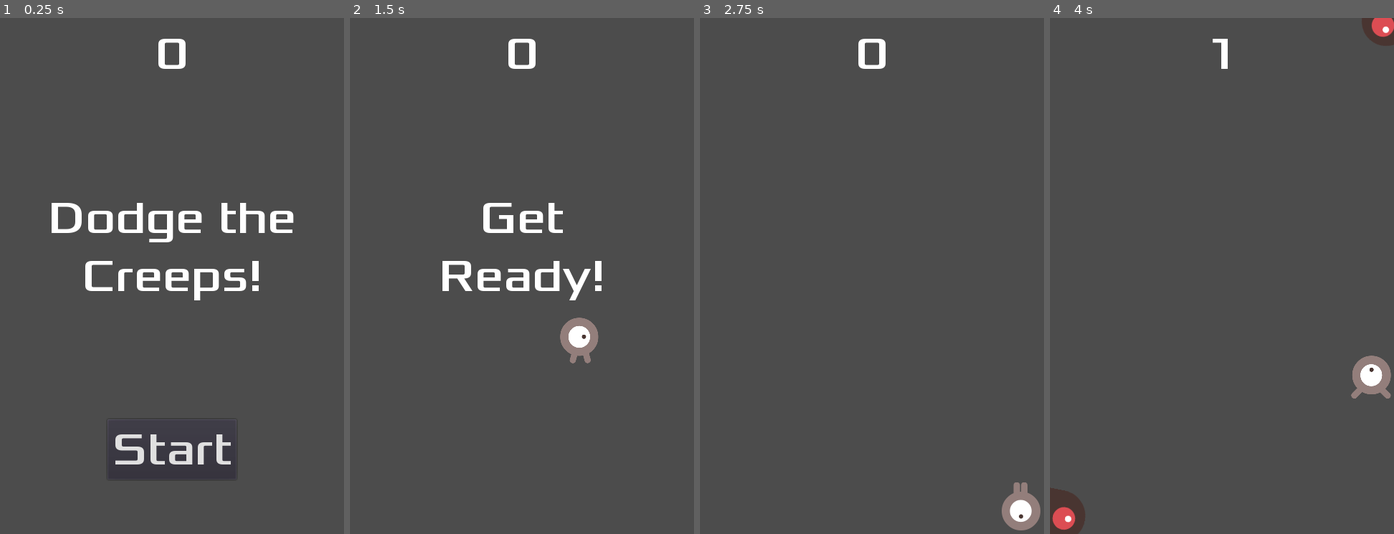
Above: before the commit, frames 1-4 (left to right).
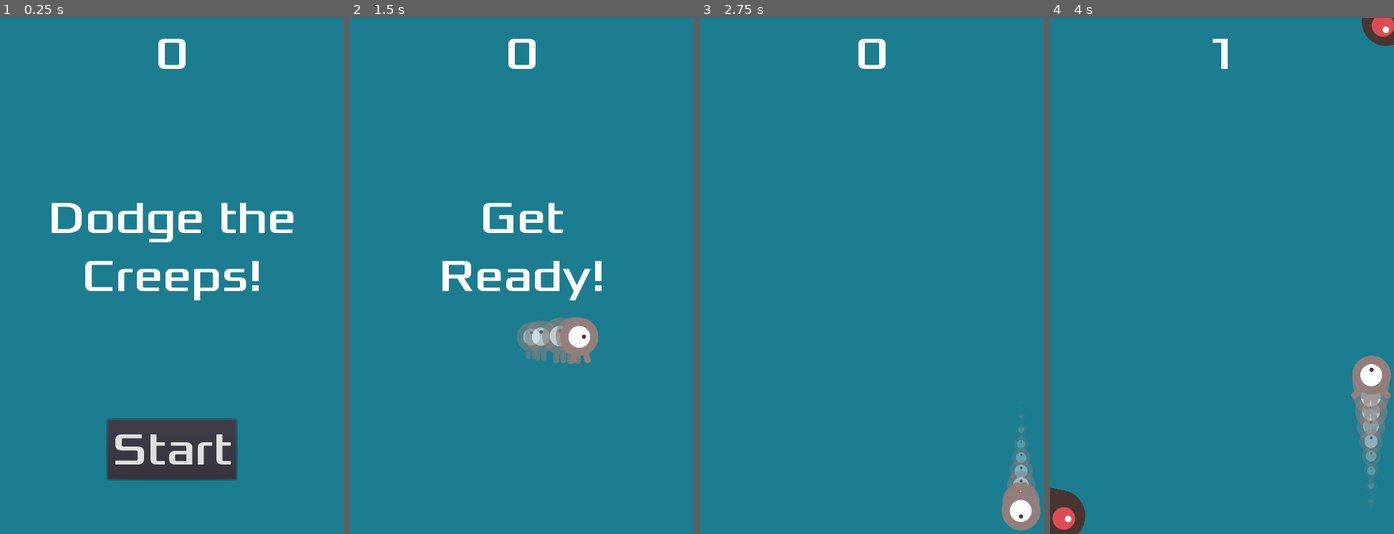
Above: after the commit, the same moments.

Repository: reyabreu/creep-dodger
Game: Godot game, scene res://scenes/Main.tscn
Two runs of this game, one before a commit and one after it. Both use one fixed random seed, a clock stepped at 60 frames per second and the inputs below.
Inputs:
- Up to frame 1 (0.25 s): no input
- Up to frame 2 (1.5 s): click "Start" at 0.5 s; tap Enter at 1.25 s; hold Right (ui_right) from 1.28 s (still down)
- Up to frame 3 (2.75 s): release Right (ui_right) at 2.03 s; hold Down (ui_down) from 2.03 s (still down)
- Up to frame 4 (4 s): release Down (ui_down) at 2.78 s; hold Right (ui_right) 2.78-3.53 s; hold Up (ui_up) from 3.53 s (still down)

The runs differ from the first frame. In frame 1, 93% of the frame differs, in the area x 0-100%, y 0-100%; in frame 2, 97%; in frame 3, 99%; in frame 4, 98%.

Commit message:
finishing touches

Diff:
--- a/default_env.tres
+++ b/default_env.tres
@@ -1,5 +1,100 @@
 [gd_resource type="Environment" load_steps=2 format=2]
+
 [sub_resource type="ProceduralSky" id=1]
+
+radiance_size = 4
+sky_top_color = Color( 0.0470588, 0.454902, 0.976471, 1 )
+sky_horizon_color = Color( 0.556863, 0.823529, 0.909804, 1 )
+sky_curve = 0.25
+sky_energy = 1.0
+ground_bottom_color = Color( 0.101961, 0.145098, 0.188235, 1 )
+ground_horizon_color = Color( 0.482353, 0.788235, 0.952941, 1 )
+ground_curve = 0.01
+ground_energy = 1.0
+sun_color = Color( 1, 1, 1, 1 )
+sun_latitude = 35.0
+sun_longitude = 0.0
+sun_angle_min = 1.0
+sun_angle_max = 100.0
+sun_curve = 0.05
+sun_energy = 16.0
+texture_size = 2
+
 [resource]
+
 background_mode = 2
 background_sky = SubResource( 1 )
+background_sky_custom_fov = 0.0
+background_color = Color( 0, 0, 0, 1 )
+background_energy = 1.0
+background_canvas_max_layer = 0
+ambient_light_color = Color( 0, 0, 0, 1 )
+ambient_light_energy = 1.0
+ambient_light_sky_contribution = 1.0
+fog_enabled = false
+fog_color = Color( 0.5, 0.6, 0.7, 1 )
+fog_sun_color = Color( 1, 0.9, 0.7, 1 )
+fog_sun_amount = 0.0
+fog_depth_enabled = true
+fog_depth_begin = 10.0
+fog_depth_curve = 1.0
+fog_transmit_enabled = false
+fog_transmit_curve = 1.0
+fog_height_enabled = false
+fog_height_min = 0.0
+fog_height_max = 100.0
+fog_height_curve = 1.0
+tonemap_mode = 0
+tonemap_exposure = 1.0
+tonemap_white = 1.0
+auto_exposure_enabled = false
+auto_exposure_scale = 0.4
+auto_exposure_min_luma = 0.05
+auto_exposure_max_luma = 8.0
+auto_exposure_speed = 0.5
+ss_reflections_enabled = false
+ss_reflections_max_steps = 64
+ss_reflections_fade_in = 0.15
+ss_reflections_fade_out = 2.0
+ss_reflections_depth_tolerance = 0.2
+ss_reflections_roughness = true
+ssao_enabled = false
+ssao_radius = 1.0
+ssao_intensity = 1.0
+ssao_radius2 = 0.0
+ssao_intensity2 = 1.0
+ssao_bias = 0.01
+ssao_light_affect = 0.0
+ssao_color = Color( 0, 0, 0, 1 )
+ssao_quality = 0
+ssao_blur = 3
+ssao_edge_sharpness = 4.0
+dof_blur_far_enabled = false
+dof_blur_far_distance = 10.0
+dof_blur_far_transition = 5.0
+dof_blur_far_amount = 0.1
+dof_blur_far_quality = 1
+dof_blur_near_enabled = false
+dof_blur_near_distance = 2.0
+dof_blur_near_transition = 1.0
+dof_blur_near_amount = 0.1
+dof_blur_near_quality = 1
+glow_enabled = false
+glow_levels/1 = false
+glow_levels/2 = false
+glow_levels/3 = true
+glow_levels/4 = false
+glow_levels/5 = true
+glow_levels/6 = false
+glow_levels/7 = false
+glow_intensity = 0.8
+glow_strength = 1.0
+glow_bloom = 0.0
+glow_blend_mode = 2
+glow_hdr_threshold = 1.0
+glow_hdr_scale = 2.0
+glow_bicubic_upscale = false
+adjustment_enabled = false
+adjustment_brightness = 1.0
+adjustment_contrast = 1.0
+adjustment_saturation = 1.0
--- a/scenes/HUD.tscn
+++ b/scenes/HUD.tscn
@@ -27,7 +27,7 @@
 font_data = ExtResource( 2 )
 _sections_unfolded = [ "Font", "Settings" ]
 
-[node name="HUD" type="CanvasLayer" index="0"]
+[node name="HUD" type="CanvasLayer"]
 
 layer = 1
 offset = Vector2( 0, 0 )
--- a/scenes/Main.tscn
+++ b/scenes/Main.tscn
@@ -1,9 +1,11 @@
-[gd_scene load_steps=6 format=2]
+[gd_scene load_steps=8 format=2]
 
 [ext_resource path="res://scripts/Main.gd" type="Script" id=1]
 [ext_resource path="res://scenes/Mob.tscn" type="PackedScene" id=2]
 [ext_resource path="res://scenes/Player.tscn" type="PackedScene" id=3]
 [ext_resource path="res://scenes/HUD.tscn" type="PackedScene" id=4]
+[ext_resource path="res://art/gameover.wav" type="AudioStream" id=5]
+[ext_resource path="res://art/House In a Forest Loop.ogg" type="AudioStream" id=6]
 
 [sub_resource type="Curve2D" id=1]
 
@@ -12,40 +14,56 @@
 "points": PoolVector2Array( 0, 0, 0, 0, -0.0276947, 0.0596542, 0, 0, 0, 0, 480, 0, 0, 0, 0, 0, 480, 720, 0, 0, 0, 0, 0, 720, 0, 0, 0, 0, -0.0276947, 0.0596542 )
 }
 
-[node name="Main" type="Node" index="0"]
+[node name="Main" type="Node"]
 
 script = ExtResource( 1 )
 mob = ExtResource( 2 )
 
-[node name="Player" parent="." index="0" instance=ExtResource( 3 )]
+[node name="Background" type="ColorRect" parent="." index="0"]
 
-[node name="MobTimer" type="Timer" parent="." index="1"]
+anchor_left = 0.0
+anchor_top = 0.0
+anchor_right = 0.0
+anchor_bottom = 0.0
+margin_right = 480.0
+margin_bottom = 720.0
+rect_pivot_offset = Vector2( 0, 0 )
+rect_clip_content = false
+mouse_filter = 0
+mouse_default_cursor_shape = 0
+size_flags_horizontal = 1
+size_flags_vertical = 1
+color = Color( 0.110626, 0.49163, 0.566406, 1 )
+
+[node name="Player" parent="." index="1" instance=ExtResource( 3 )]
+
+[node name="MobTimer" type="Timer" parent="." index="2"]
 
 process_mode = 1
 wait_time = 0.5
 one_shot = false
 autostart = false
 
-[node name="ScoreTimer" type="Timer" parent="." index="2"]
+[node name="ScoreTimer" type="Timer" parent="." index="3"]
 
 process_mode = 1
 wait_time = 1.0
 one_shot = false
 autostart = false
 
-[node name="StartTimer" type="Timer" parent="." index="3"]
+[node name="StartTimer" type="Timer" parent="." index="4"]
 
 process_mode = 1
 wait_time = 2.0
 one_shot = true
 autostart = false
 
-[node name="StartPosition" type="Position2D" parent="." index="4"]
+[node name="StartPosition" type="Position2D" parent="." index="5"]
 
 position = Vector2( 240, 450 )
 _sections_unfolded = [ "Transform", "Z Index" ]
 
-[node name="MobPath" type="Path2D" parent="." index="5"]
+[node name="MobPath" type="Path2D" parent="." index="6"]
 
 self_modulate = Color( 0.5, 0.6, 1, 0.7 )
 curve = SubResource( 1 )
@@ -62,7 +80,29 @@
 loop = true
 lookahead = 4.0
 
-[node name="HUD" parent="." index="6" instance=ExtResource( 4 )]
+[node name="HUD" parent="." index="7" instance=ExtResource( 4 )]
+
+[node name="DeathSound" type="AudioStreamPlayer2D" parent="." index="8"]
+
+stream = ExtResource( 5 )
+volume_db = 0.0
+pitch_scale = 1.0
+autoplay = false
+max_distance = 2000.0
+attenuation = 1.0
+bus = "Master"
+area_mask = 1
+
+[node name="Music" type="AudioStreamPlayer2D" parent="." index="9"]
+
+stream = ExtResource( 6 )
+volume_db = 0.0
+pitch_scale = 1.0
+autoplay = false
+max_distance = 2000.0
+attenuation = 1.0
+bus = "Master"
+area_mask = 1
 
 [connection signal="hit" from="Player" to="." method="game_over"]
 
--- a/scenes/Player.tscn
+++ b/scenes/Player.tscn
@@ -26,6 +26,70 @@
 custom_solver_bias = 0.0
 radius = 54.8626
 height = 24.6436
+
+[sub_resource type="Gradient" id=3]
+
+offsets = PoolRealArray( 0, 1 )
+colors = PoolColorArray( 1, 1, 1, 0.718235, 1, 1, 1, 0 )
+
+[sub_resource type="GradientTexture" id=4]
+
+flags = 4
+gradient = SubResource( 3 )
+width = 2048
+
+[sub_resource type="Curve" id=5]
+
+min_value = 0.0
+max_value = 1.0
+bake_resolution = 100
+_data = [ Vector2( 0, 0.489258 ), 0.0, 0.0, 0, 0, Vector2( 0.998197, 0.0810547 ), 0.0, 0.0, 0, 0 ]
+
+[sub_resource type="CurveTexture" id=6]
+
+flags = 4
+width = 2048
+curve = SubResource( 5 )
+
+[sub_resource type="ParticlesMaterial" id=7]
+
+render_priority = 0
+trail_divisor = 1
+emission_shape = 0
+flag_align_y = false
+flag_rotate_y = false
+flag_disable_z = true
+spread = 45.0
+flatness = 0.0
+gravity = Vector3( 0, 0, 0 )
+initial_velocity = 1.0
+initial_velocity_random = 0.0
+angular_velocity = 0.0
+angular_velocity_random = 0.0
+orbit_velocity = 0.0
+orbit_velocity_random = 0.0
+linear_accel = 0.0
+linear_accel_random = 0.0
+radial_accel = 0.0
+radial_accel_random = 0.0
+tangential_accel = 0.0
+tangential_accel_random = 0.0
+damping = 0.0
+damping_random = 0.0
+angle = 0.0
+angle_random = 0.0
+scale = 1.0
+scale_random = 0.0
+scale_curve = SubResource( 6 )
+color_ramp = SubResource( 4 )
+hue_variation = 0.0
+hue_variation_random = 0.0
+anim_speed = 0.0
+anim_speed_random = 0.0
+anim_offset = 0.0
+anim_offset_random = 0.0
+anim_loop = false
+_sections_unfolded = [ "Angle", "Angular Velocity", "Animation", "Color", "Damping", "Emission Shape", "Flags", "Gravity", "Hue Variation", "Initial Velocity", "Linear Accel", "Orbit Velocity", "Radial Accel", "Resource", "Scale", "Spread", "Tangential Accel", "Trail" ]
 
 [node name="Player" type="Area2D" index="0"]
 
@@ -55,4 +119,27 @@
 
 shape = SubResource( 2 )
 
+[node name="Trail" type="Particles2D" parent="." index="2"]
+
+show_behind_parent = true
+emitting = true
+amount = 10
+lifetime = 1.0
+one_shot = false
+preprocess = 0.0
+speed_scale = 2.0
+explosiveness = 0.0
+randomness = 0.0
+fixed_fps = 0
+fract_delta = true
+visibility_rect = Rect2( -100, -100, 200, 200 )
+local_coords = false
+draw_order = 0
+process_material = SubResource( 7 )
+texture = ExtResource( 4 )
+normal_map = null
+h_frames = 1
+v_frames = 1
+_sections_unfolded = [ "Drawing", "Material", "Pause", "Process Material", "Textures", "Time", "Transform", "Visibility", "Z Index" ]
+
 [connection signal="body_entered" from="." to="." method="_on_Player_body_entered"]
--- a/scripts/Main.gd
+++ b/scripts/Main.gd
@@ -20,6 +20,8 @@
 	score_timer.stop()
 	mob_timer.stop()
 	hud.show_game_over()
+	$Music.stop()
+	$DeathSound.play()
 
 func new_game():
 	score = 0
@@ -27,6 +29,7 @@
 	start_timer.start()
 	hud.update_score(score)
 	hud.show_message("Get Ready!")
+	$Music.play()
 
 func _on_StartTimer_timeout():
 	mob_timer.start()
--- a/scripts/Player.gd
+++ b/scripts/Player.gd
@@ -32,8 +32,10 @@
 	if velocity.length() > 0:
 		velocity = velocity.normalized() * speed
 		animated_sprite.play()
+		$Trail.emitting = true
 	else:
 		animated_sprite.stop()
+		$Trail.emitting = false
 
 	# select correct animation sequence
 	if velocity.x != 0:
Not shown: 1 places in scenes/Player.tscn that only renumber resources
